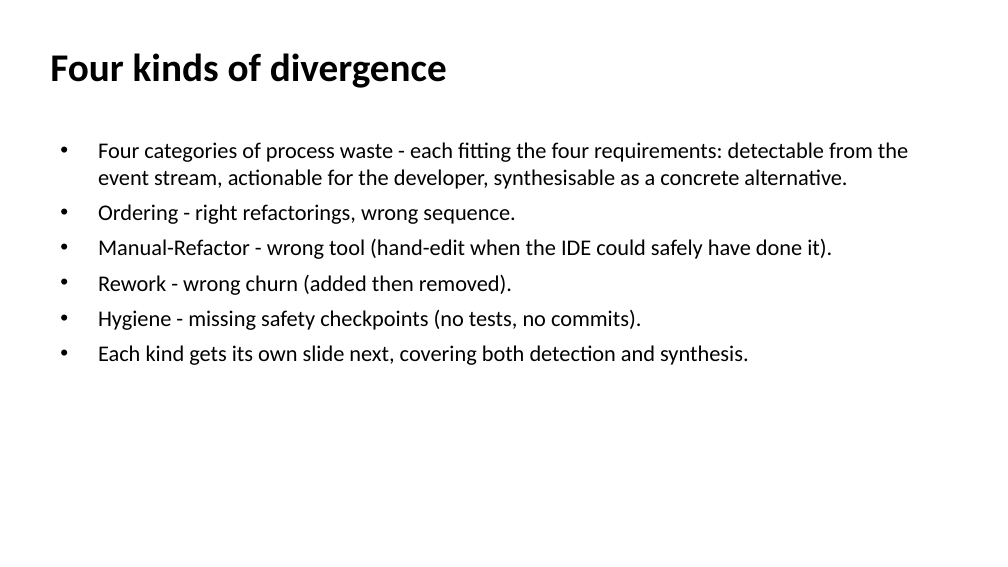
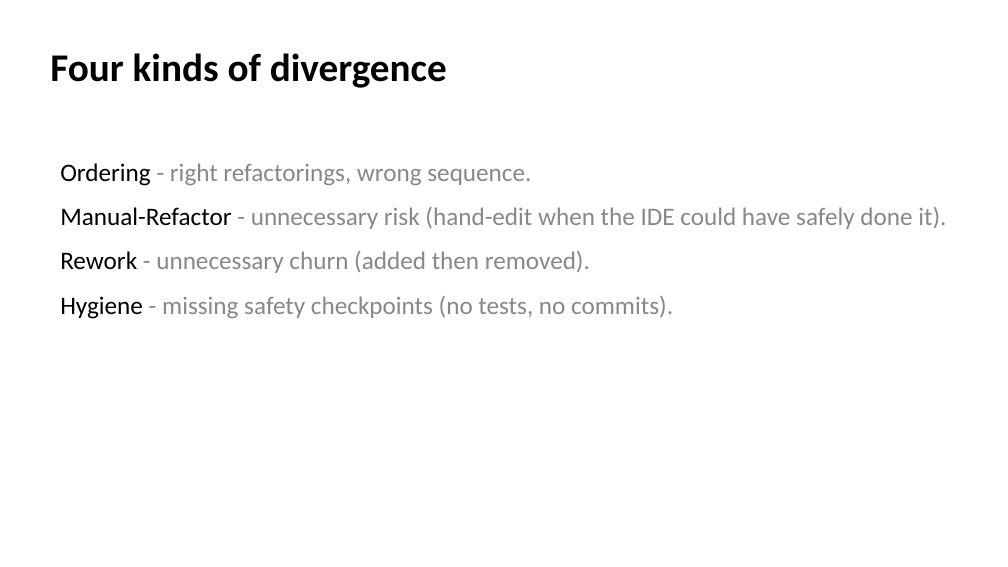
Before and after one commit to EthanHosier/fyp, a slide deck: slide 7 of presentation/slides.pptx (slide 10 before the commit). Drawn at 1008x567 pixels with LibreOffice and Linux fonts; fonts in the diff are those of the drawing. Boxes give left, top, right and bottom in pixels: in the first picture for what was removed or moved away, otherwise in the second. Text is boxed around its words. In the diff, an @@ line names an element or a change of style, - is before the commit and + after.

```diff
--- a/presentation/slides.pptx
+++ b/presentation/slides.pptx
@@ text at [98, 142, 908, 189]: paragraph removed @@
-• Four categories of process waste - each fitting the four requirements: detectable from the event stream, actionable for the developer, synthesisable as a concrete alternative.
@@ text "Ordering - right refactorings, wrong ...": place and size @@
-text "Ordering - right refactorings, wrong ..." at [98, 142, 908, 365]
+text "Ordering - right refactorings, wrong ..." at [60, 163, 946, 319]
@@ text at [60, 163, 673, 319]: size 16 to 18 pt in "Ordering - right refactorings, wrong sequence.", "Hygiene - missing safety checkpoints (no tests, ..."; text colour #000000 to #888888 in "- right refactorings, wrong sequence.", "- missing safety checkpoints (no tests, no ..."; more space between paragraphs @@
@@ text at [60, 207, 946, 273]: text changed; size 16 to 18 pt; text colour #000000 to #888888 @@
-• Manual-Refactor - wrong tool (hand-edit when the IDE could safely have done it).
-• Rework - wrong churn (added then removed).
+• Manual-Refactor - unnecessary risk (hand-edit when the IDE could have safely done it).
+• Rework - unnecessary churn (added then removed).
@@ text at [98, 345, 748, 365]: paragraph removed @@
-• Each kind gets its own slide next, covering both detection and synthesis.
```
Also in this commit, not shown: 6 other slides changed, 1 slide added, 4 slides removed, 2 other files.
